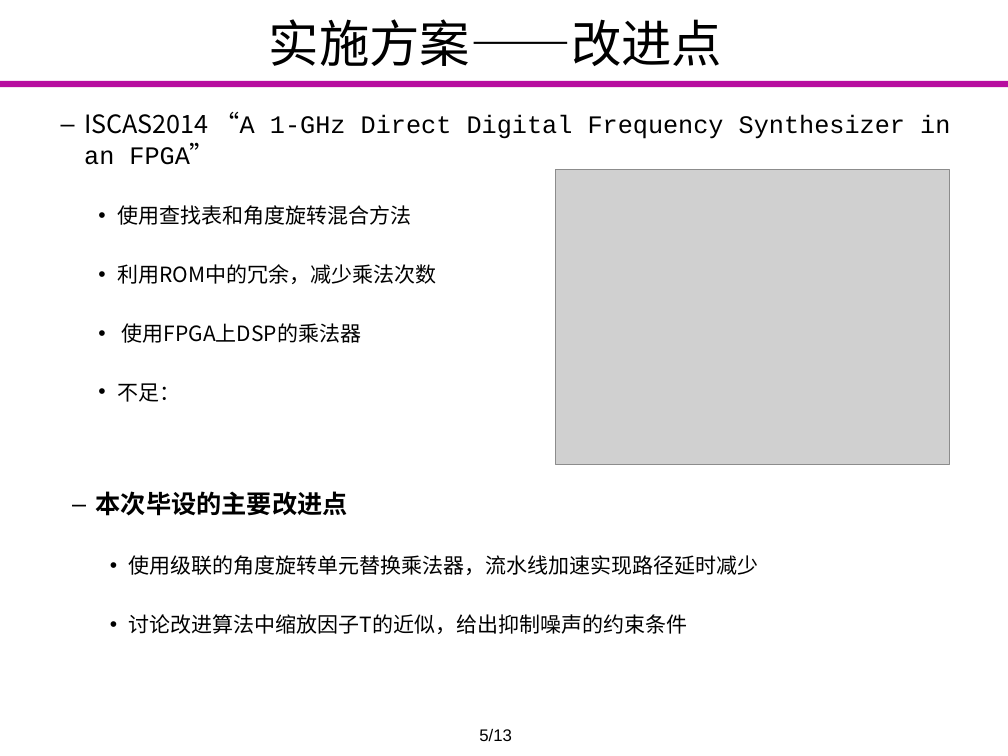
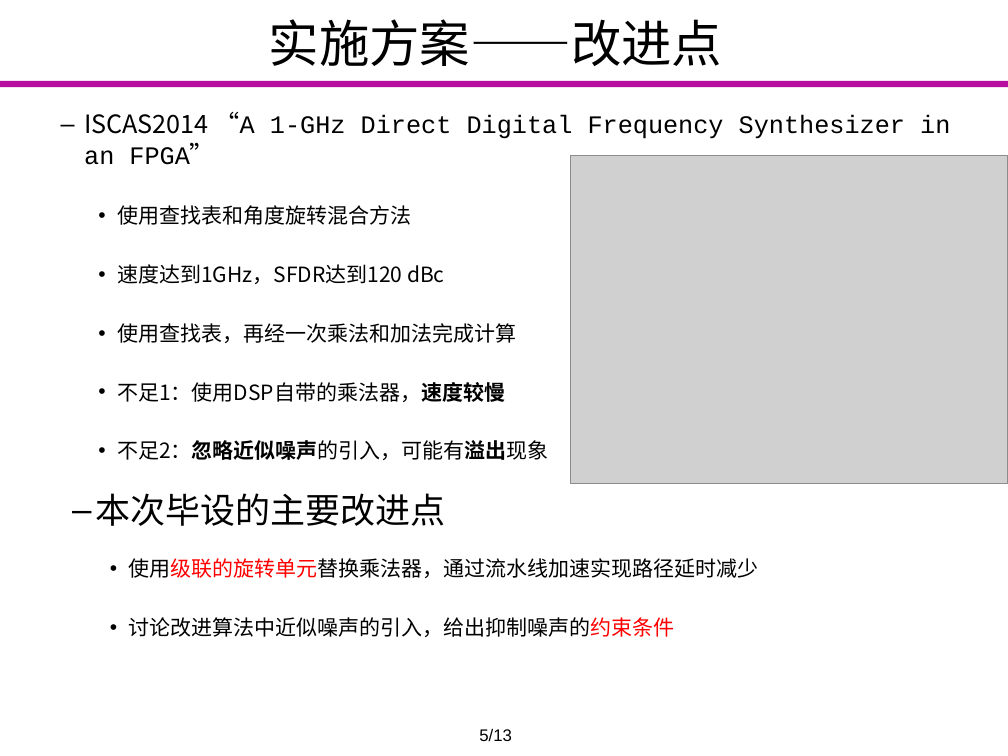
Before and after one commit to Markov2016/lunwen, a slide deck: slide 7 of dabian/杨一雄_毕业设计答辩.pptx. Drawn at 1008x756 pixels with LibreOffice and Linux fonts; fonts in the diff are those of the drawing; grey boxes stand for pictures; background and template pictures are left out. Boxes give left, top, right and bottom in pixels: in the first picture for what was removed or moved away, otherwise in the second. Text is boxed around its words. In the diff, an @@ line names an element or a change of style, - is before the commit and + after.

```diff
--- a/dabian/杨一雄_毕业设计答辩.pptx
+++ b/dabian/杨一雄_毕业设计答辩.pptx
@@ picture: place and size @@
-picture at (555,169,949,465)
+picture at (571,156,1008,484)
@@ text at (117,264,549,460): text changed @@
-    • 利用ROM中的冗余，减少乘法次数
-    • 使用FPGA上DSP的乘法器
-    • 不足：
+    • 速度达到1GHz，SFDR达到120 dBc
+    • 使用查找表，再经一次乘法和加法完成计算
+    • 不足1：使用DSP自带的乘法器，速度较慢
+    • 不足2：忽略近似噪声的引入，可能有溢出现象
@@ text at (96,493,446,526): size 18 to 25 pt, bold off in "本次毕设的主要改进点"; less space between paragraphs @@
@@ text at (129,558,759,637): text changed @@
-    • 使用级联的角度旋转单元替换乘法器，流水线加速实现路径延时减少
-    • 讨论改进算法中缩放因子T的近似，给出抑制噪声的约束条件
+    • 使用级联的旋转单元替换乘法器，通过流水线加速实现路径延时减少
+    • 讨论改进算法中近似噪声的引入，给出抑制噪声的约束条件
```
Also in this commit, not shown: 8 other slides changed, 2 slides added.
